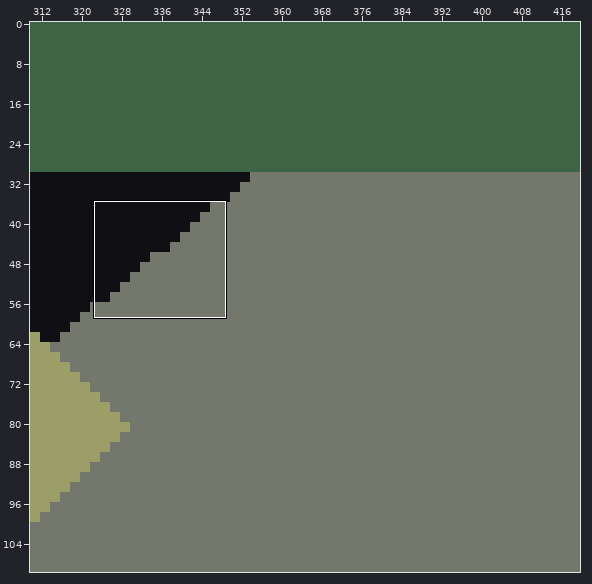
Level history. LDtk project: game/content/maps/world.ldtk. Above, an overview of the earlier version with the close-up marked.
Close-up. Before:
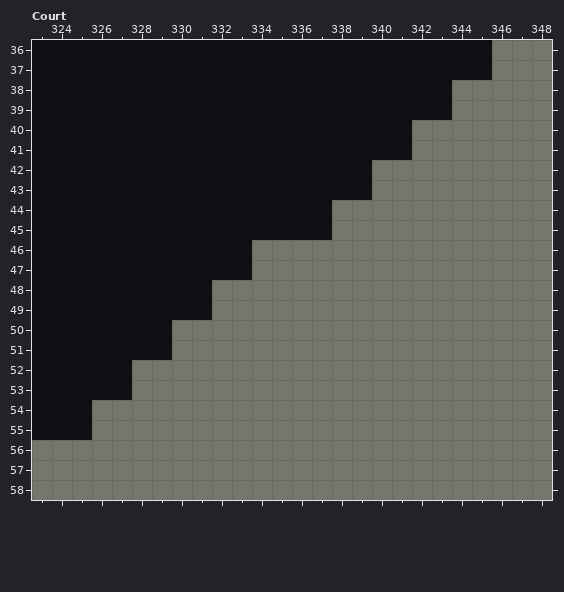
Cells are 10x10 px. Shown: Court x 323..348, y 36..58. The commit also changed other parts of the map, which this record leaves out. The old version is drawn lined up with the new one.
After the commit:
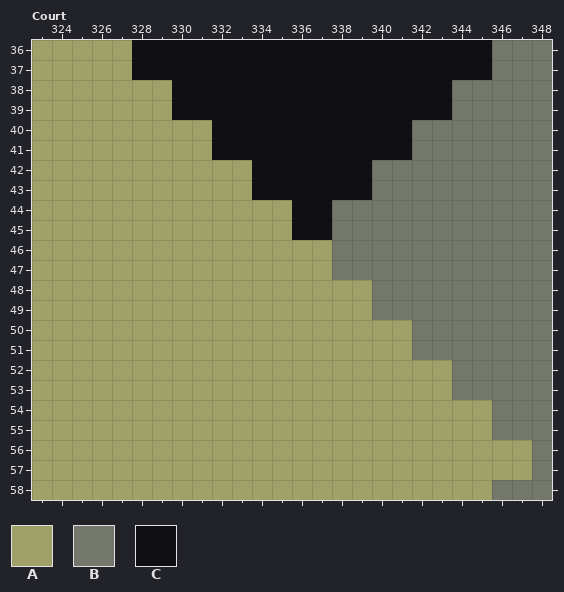
Key: from "Height": A 37 "t37"; from "Terrain": B 1 "rock", C 2 "void".
_ is an empty cell.
Changes in this commit:
map size 446x444 -> 522x520 cells (old content now starts at 30,30; both pictures use the new coordinates)
Layer "Height":
The edit adds tile A in rows 36 to 37 at x 323 to 327; in rows 38 to 39 at x 323 to 329; in rows 40 to 41 at x 323 to 331; in rows 42 to 43 at x 323 to 333; in rows 44 to 45 at x 323 to 335; in rows 46 to 47 at x 323 to 337.
The edit adds tile A in rows 48 to 49 at x 323 to 339; in rows 50 to 51 at x 323 to 341; in rows 52 to 53 at x 323 to 343; in rows 54 to 55 at x 323 to 345; in rows 56 to 57 at x 323 to 347; in row 58 at x 323 to 345.
Layer "Terrain":
Tile B is removed in rows 46 to 47 at x 334 to 337; in rows 48 to 49 at x 332 to 339; in rows 50 to 51 at x 330 to 341; in rows 52 to 53 at x 328 to 343; in rows 54 to 55 at x 326 to 345; in rows 56 to 57 at x 323 to 347.
Tile B is removed in row 58 at x 323 to 345.
Tile C is removed in rows 36 to 37 at x 323 to 327; in rows 38 to 39 at x 323 to 329; in rows 40 to 41 at x 323 to 331; in rows 42 to 43 at x 323 to 333; in rows 44 to 45 at x 323 to 335; in rows 46 to 47 at x 323 to 333.
Tile C is removed in rows 48 to 49 at x 323 to 331; in rows 50 to 51 at x 323 to 329; in rows 52 to 53 at x 323 to 327; in rows 54 to 55 at x 323 to 325.
Boxes around the changes in both close-ups, in picture pixels (x1, y1, x2, y2):
changed: (32, 40, 532, 500)
